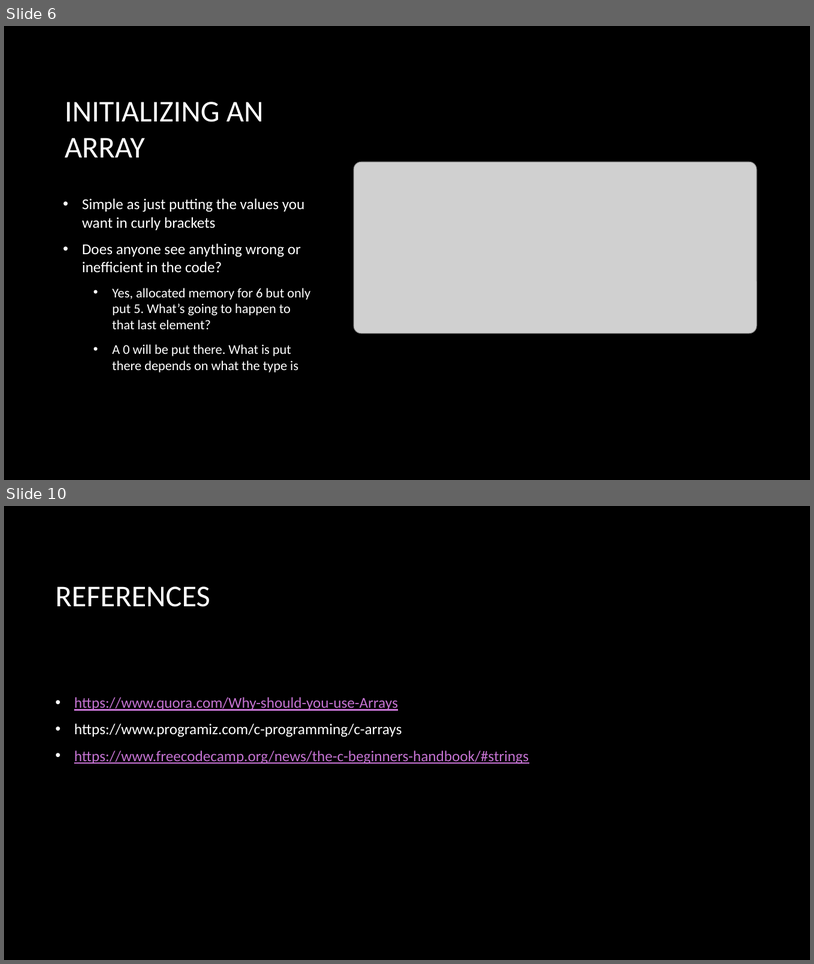
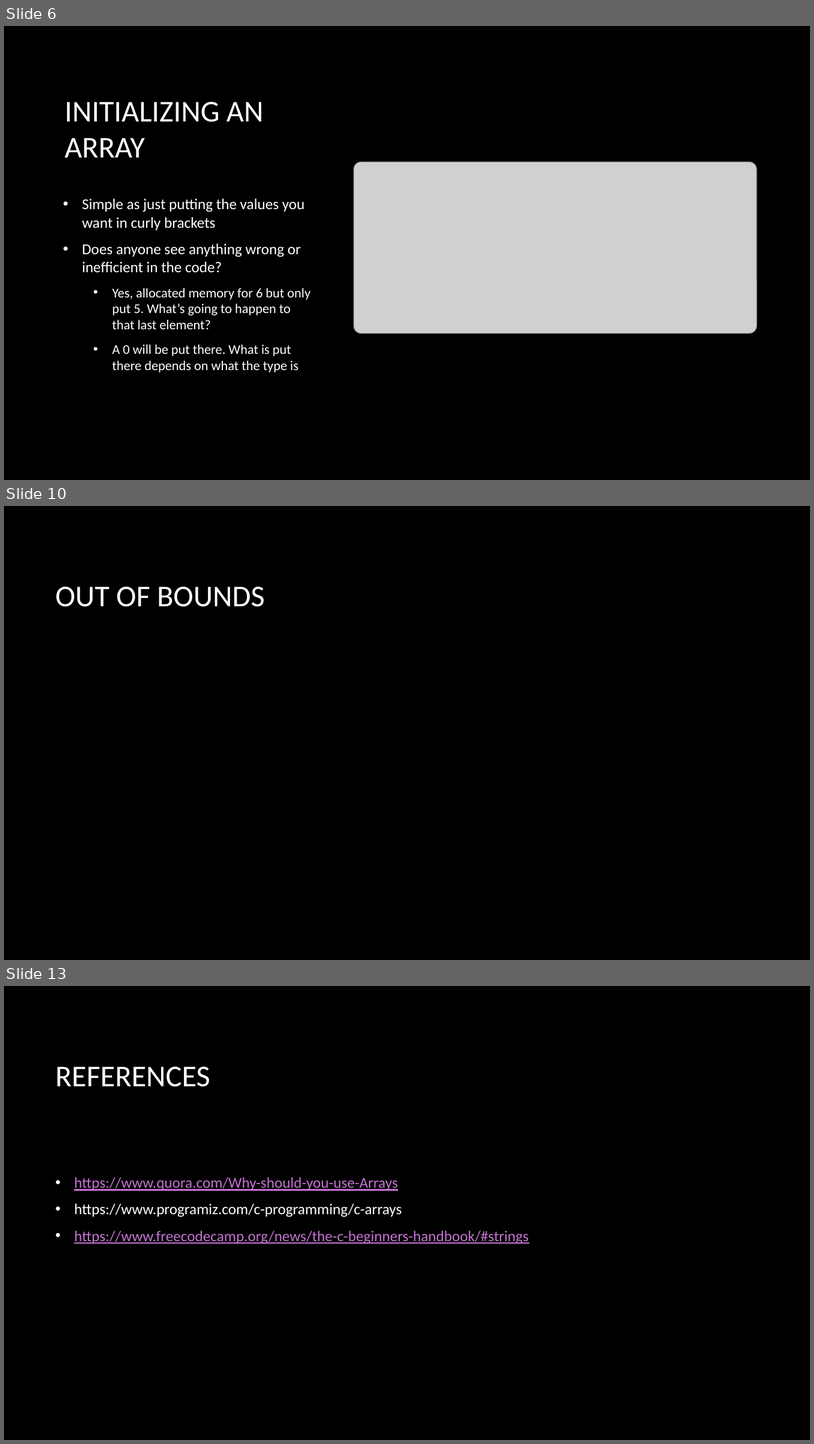
Before and after one commit to fopineda/C-Class, a slide deck: C-Course/Slides/Section6-Arrays.pptx. Shown one above the other, each under a label of ours: slides 6 and 10 before the commit, slides 6, 10 and 13 after it; the slides between them are not shown. The pictures are 814x964 and 814x1444 pixels, drawn with LibreOffice and Linux fonts; fonts in the diff are those of the drawing; grey boxes stand for pictures; background and template pictures are left out. Boxes give left, top, right and bottom in pixels: in the first picture for what was removed or moved away, otherwise in the second. Text is boxed around its words. In the diff, an @@ line names an element or a change of style, - is before the commit and + after.

```diff
--- a/C-Course/Slides/Section6-Arrays.pptx
+++ b/C-Course/Slides/Section6-Arrays.pptx
@@ slide 10 added at (4, 506, 810, 960), background picture (left out) @@
@@ title added at (56, 586, 265, 607), 36 pt, text #FFFFFF @@
+OUT OF BOUNDS
@@ what was slide 10 is now slide 13 @@
```
Also in this commit, not shown: 4 slides changed, 2 other slides added, 7 other files.
